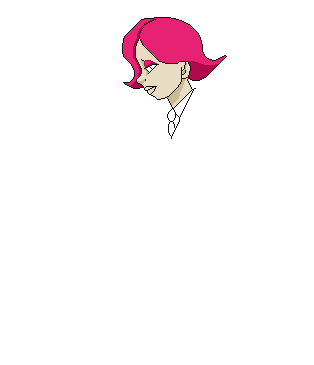
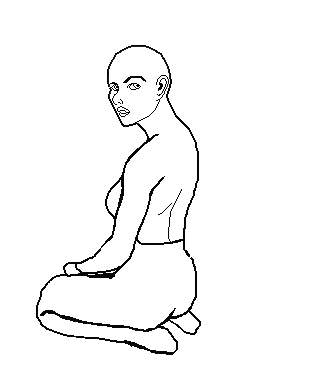
Before/after of a 314 x 365 layered artwork. What changed in the layer stack:
pixels changed over [36, 17, 227, 355] (layer not identified)
